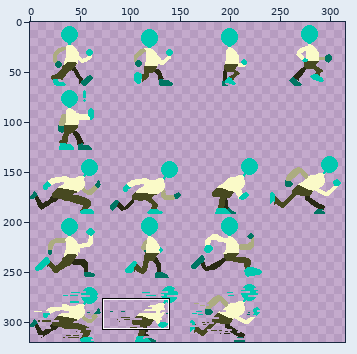
Sprite sheet -- resources/assets/Man.png. Above, an overview of the earlier version with the close-up marked.
Close-up. The starting point:
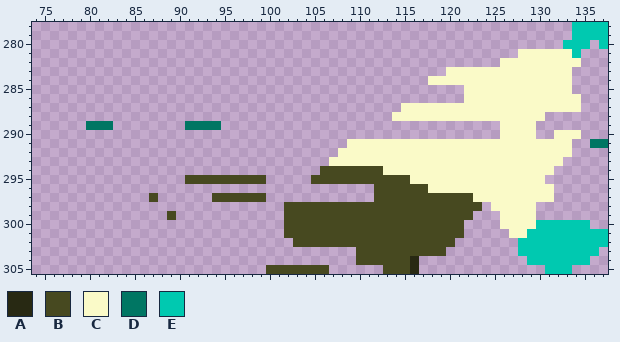
The file is 320x320 pixels. Shown: x 74..137, y 278..305. The wide view leaves out empty margins. The commit also changed other parts of the picture, which this record leaves out.
Palette (. is transparent): A #282913  B #474920  C #fafac8  D #007663  E #00c9b0
New version:
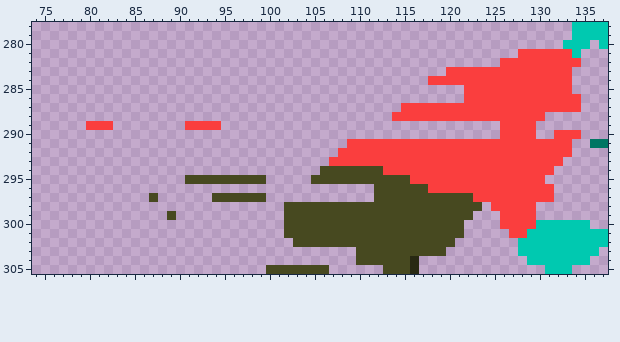
The edit:
Colour C changes from #fafac8 to #fa3e3e.
The author changed colour D to colour C in row 289 at x 80 to 82 and 91 to 94.
